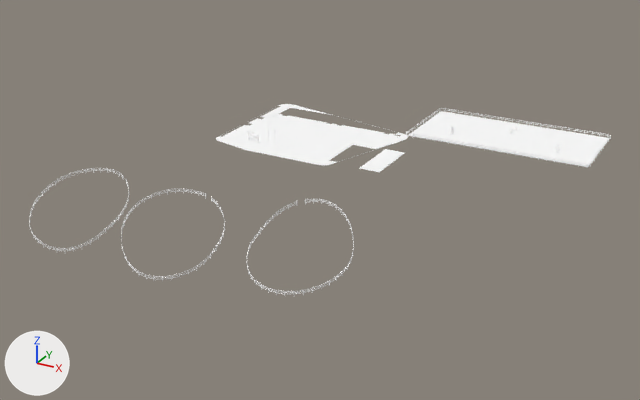
A saved change to the glTF model games/yorimichi/assets/belmonte/meshes/SM_BM_BE_3_Grounds.glb.
One viewpoint serves both versions: a 50 mm camera at (142.1, -244.1, 99.9) aimed at (18.2, -18.9, -12.7). Arrows for +X, +Y and +Z are at lower left; the lights stay in place. The older version comes first. Vertices at exactly the same position are counted once.

Objects in the first picture: 'SM_BM_BE_3_Grounds'.
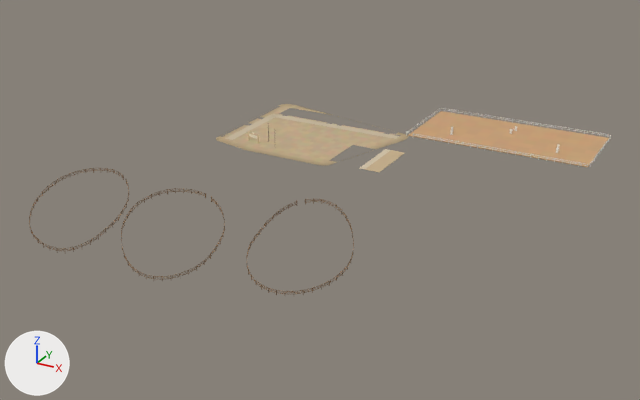
What changed in the scene script:
```text
Change me_sm_be_3_grounds:
    where me_sm_be_3_grounds.from_pydata(...)  # 6252 vertices, 9209 faces; spans x -55.1..92.4, y -79.0..47.4, z -20.9..6.8
    used by ob_sm_bm_be_3_grounds; location = (0.0, 0.0, 0.0)
    me_sm_be_3_grounds part 1: 9209 faces centred in x -55.1..92.4, y -79.0..47.4, z -20.4..6.8 are repainted in the vertex colours; the middle colour goes from white #ffffff to brown #876849
```

Changed parts and their boxes [x1, y1, x2, y2] in the pictures (640 x 400 px):
part 1 of me_sm_be_3_grounds, recoloured
    both: [29, 104, 611, 295]
